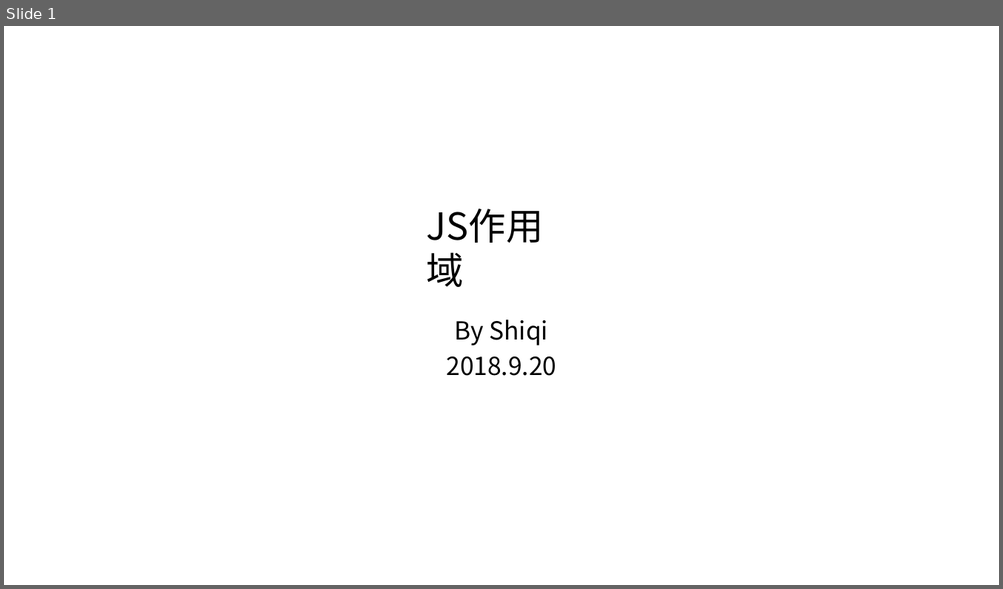
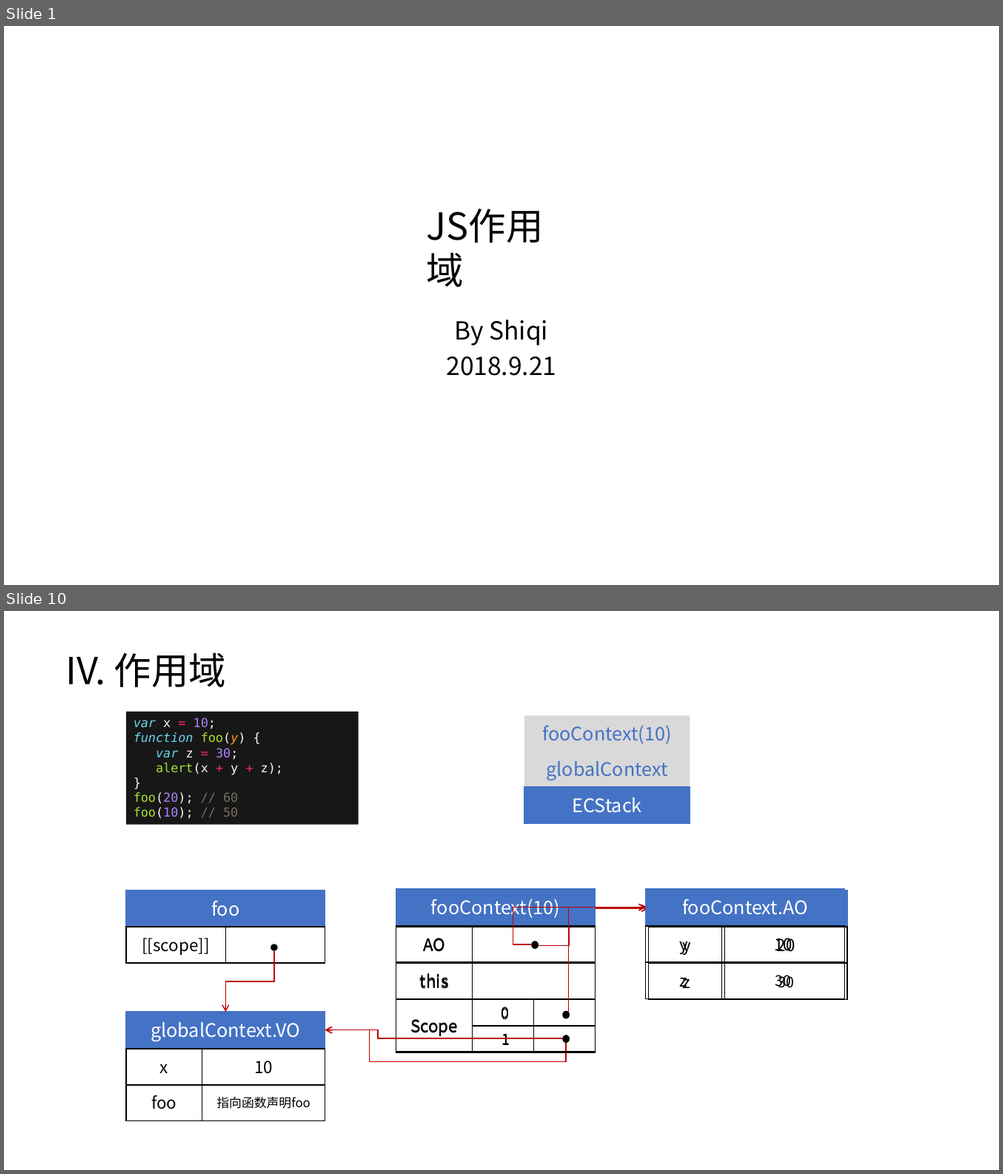
Before and after one commit to timeless15/timeless15.github.io, a slide deck: scope.pptx. Shown one above the other, each under a label of ours: slide 1 before the commit, slides 1 and 10 after it; the slides between them are not shown. The pictures are 1003x589 and 1003x1174 pixels, drawn with LibreOffice and Linux fonts; fonts in the diff are those of the drawing. Boxes give left, top, right and bottom in pixels: in the first picture for what was removed or moved away, otherwise in the second. Text is boxed around its words. In the diff, an @@ line names an element or a change of style, - is before the commit and + after.

```diff
--- a/scope.pptx
+++ b/scope.pptx
@@ slide 10 added at [4, 611, 999, 1170], background #FFFFFF @@
@@ text added at [65, 652, 226, 687], 36 pt, text #000000 @@
+IV. 作用域
@@ rectangle added at [126, 712, 358, 824], fill #181717, 12 pt, text #F8F8F2 @@
+var x = 10;
+function foo(y) {
+var z = 30;
+alert(x + y + z);
+}
+foo(20); // 60
+foo(10); // 50
@@ rectangle added at [524, 715, 690, 752], fill #D9D9D9, 18 pt, text #4472C4 @@
+fooContext(10)
@@ rectangle added at [524, 752, 690, 788], fill #D9D9D9, 18 pt, text #4472C4 @@
+globalContext
@@ rectangle added at [524, 787, 690, 823], fill #4472C4, outline #4472C4 1 pt, 18 pt, text #FFFFFF @@
+ECStack
@@ elbow arrow added from (532, 945) to (646, 907), #C00000 1 pt @@
@@ elbow arrow added from (532, 946) to (649, 908), #C00000 1 pt @@
@@ elbow arrow added from (568, 1013) to (649, 908), #C00000 1 pt @@
@@ elbow arrow added from (568, 1012) to (646, 907), #C00000 1 pt @@
@@ elbow arrow added from (274, 951) to (225, 1012), #C00000 1 pt @@
@@ group added at [126, 890, 326, 964]: 3 rectangles, 1 ellipse @@
+foo
+[[scope]]
@@ group added at [646, 889, 845, 999]: 5 rectangles @@
+fooContext.AO
+y
+10
+z
+30
@@ group added at [649, 890, 848, 1000]: 5 rectangles @@
+fooContext.AO
+y
+20
+z
+30
@@ elbow arrow added from (566, 1043) to (325, 1031), #C00000 1 pt @@
@@ elbow arrow added from (562, 1039) to (325, 1031), #C00000 1 pt @@
@@ group added at [396, 889, 596, 1053]: 7 rectangles, 3 ellipses, 2 lines, 2 texts @@
+fooContext(10)
+AO
+this
+Scope
+0
+1
@@ group added at [396, 890, 596, 1054]: 7 rectangles, 3 ellipses, 2 lines, 2 texts @@
+fooContext(20)
+AO
+this
+Scope
+0
+1
@@ group added at [126, 1012, 326, 1122]: 5 rectangles @@
+globalContext.VO
+x
+10
+foo
+指向函数声明foo
@@ slide 1 changed as well @@
@@ text at [446, 357, 556, 376]: text changed @@
-2018.9.20
+2018.9.21
```
Also in this commit, not shown: 4 other slides changed, 9 other slides added, 1 slide removed, 8 other files.
